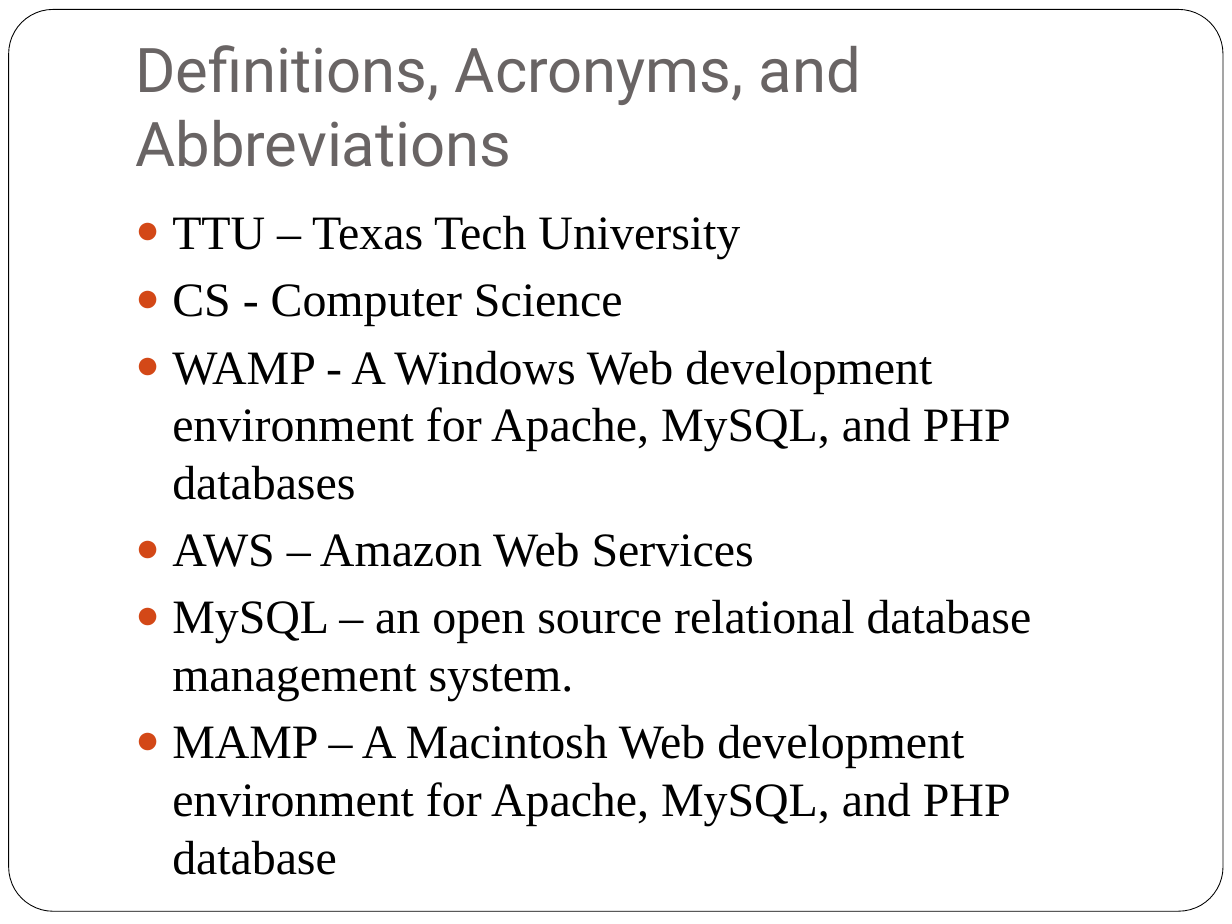
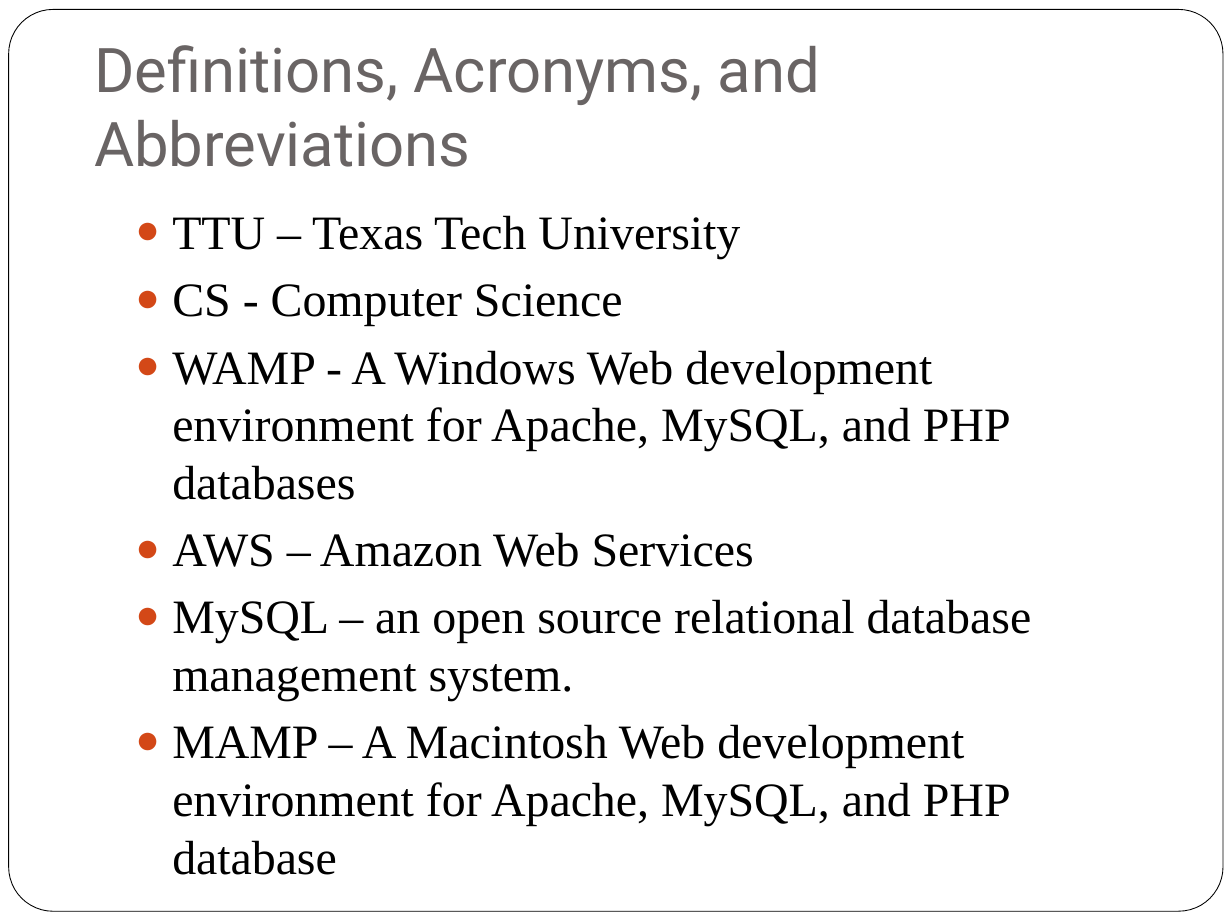
Before and after one commit to patrickbraud/CapstoneProject, a slide deck: slide 6 of Proposal/TTU CS Blog Requirements.pptx. Drawn at 1232x924 pixels with LibreOffice and Linux fonts; fonts in the diff are those of the drawing. Boxes give left, top, right and bottom in pixels: in the first picture for what was removed or moved away, otherwise in the second. Text is boxed around its words. In the diff, an @@ line names an element or a change of style, - is before the commit and + after.

```diff
--- a/Proposal/TTU CS Blog Requirements.pptx
+++ b/Proposal/TTU CS Blog Requirements.pptx
@@ title "Definitions, Acronyms, and Abbreviations": place and size @@
-title "Definitions, Acronyms, and Abbreviations" at <box>135,45,861,167</box>
+title "Definitions, Acronyms, and Abbreviations" at <box>94,45,820,167</box>
```
Also in this commit, not shown: 8 other slides changed, 1 slide added, 1 other file.
